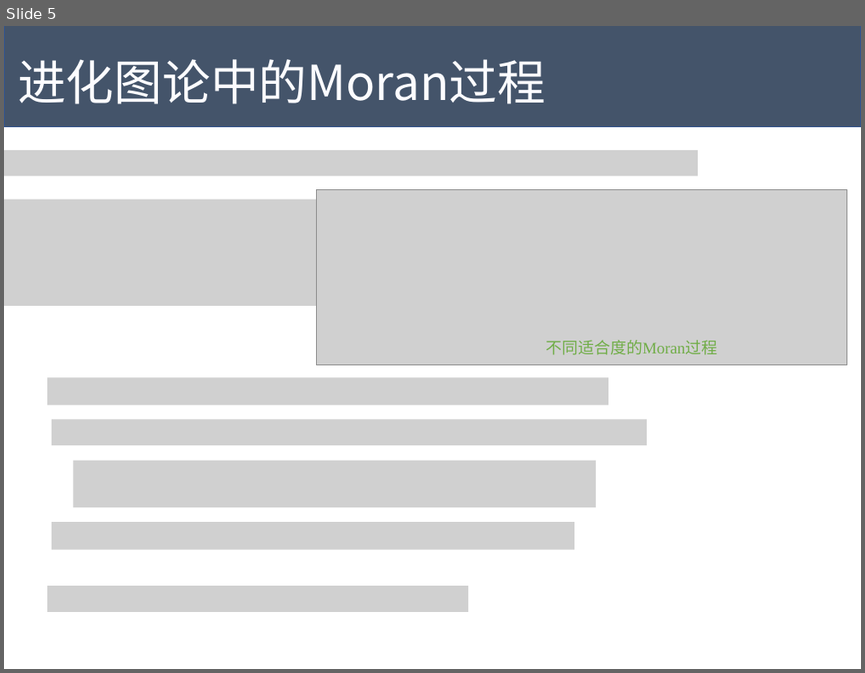
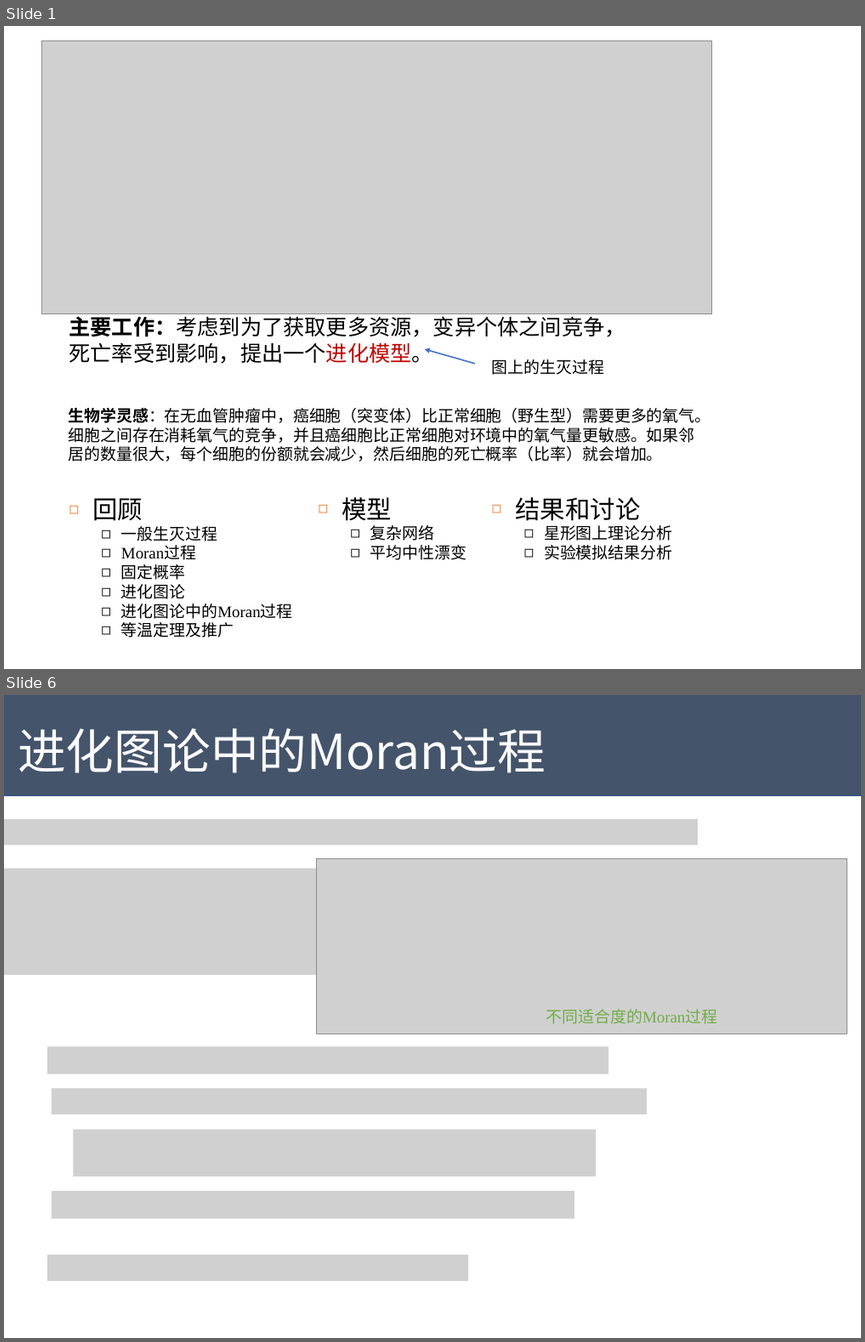
Before and after one commit to Tigerrr07/GNN-tiger, a slide deck: dynamics/pre.pptx. Shown one above the other, each under a label of ours: slide 5 before the commit, slides 1 and 6 after it; the slides between them are not shown. The pictures are 865x673 and 865x1342 pixels, drawn with LibreOffice and Linux fonts; fonts in the diff are those of the drawing; grey boxes stand for pictures. Boxes give left, top, right and bottom in pixels: in the first picture for what was removed or moved away, otherwise in the second. Text is boxed around its words. In the diff, an @@ line names an element or a change of style, - is before the commit and + after.

```diff
--- a/dynamics/pre.pptx
+++ b/dynamics/pre.pptx
@@ slide 1 added at box(4, 26, 861, 669), background #FFFFFF @@
@@ picture added at box(41, 40, 712, 314) @@
@@ text added at box(69, 313, 626, 363), 24 pt, text #000000 @@
+主要工作：考虑到为了获取更多资源，变异个体之间竞争，死亡率受到影响，提出一个进化模型。
@@ arrow added from (475, 363) to (425, 349), #4472C4 1.5 pt @@
@@ text added at box(492, 359, 604, 374), 18 pt, text #000000 @@
+图上的生灭过程
@@ text added at box(69, 408, 711, 461), 18 pt, text #000000 @@
+生物学灵感：在无血管肿瘤中，癌细胞（突变体）比正常细胞（野生型）需要更多的氧气。细胞之间存在消耗氧气的竞争，并且癌细胞比正常细胞对环境中的氧气量更敏感。如果邻居的数量很大，每个细胞的份额就会减少，然后细胞的死亡概率（比率）就会增加。
@@ text added at box(92, 498, 293, 637), 18 pt, text #000000 @@
+◻ 回顾
+  ◻ 一般生灭过程
+  ◻ Moran过程
+  ◻ 固定概率
+  ◻ 进化图论
+  ◻ 进化图论中的Moran过程
+  ◻ 等温定理及推广
@@ text added at box(341, 497, 466, 560), 18 pt, text #000000 @@
+◻ 模型
+  ◻ 复杂网络
+  ◻ 平均中性漂变
@@ text added at box(516, 497, 672, 560), 18 pt, text #000000 @@
+◻ 结果和讨论
+  ◻ 星形图上理论分析
+  ◻ 实验模拟结果分析
@@ what was slide 5 is now slide 6 @@
```
Also in this commit, not shown: 5 slides changed, 4 other slides added, 11 slides removed, 5 other files.
